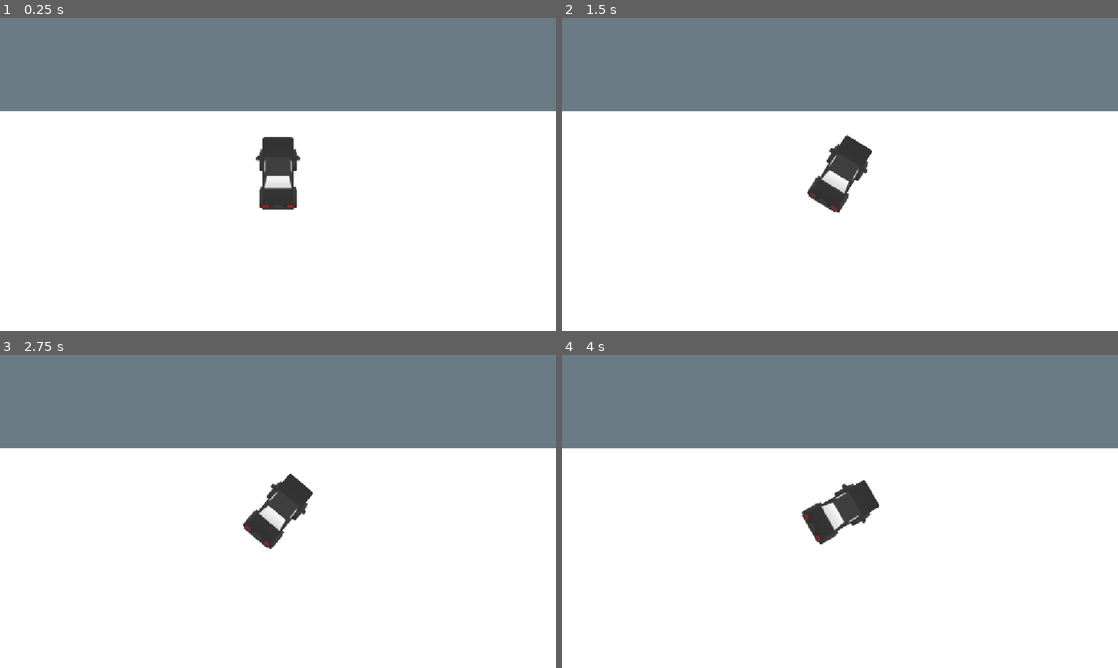
Above: before the commit, frames 1-4 (two rows, left to right).
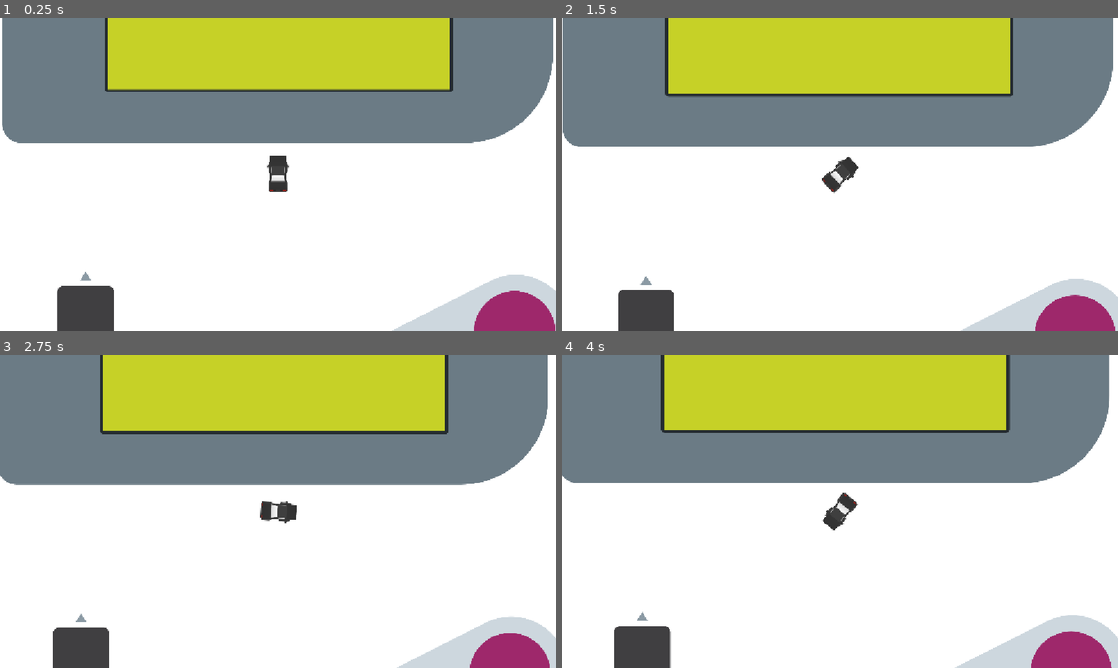
Above: after the commit, the same moments.

Repository: DBorgKiwami/game-jam-2
Game: Godot game, scene res://levels/testlevel.tscn
Two runs of this game, one before a commit and one after it. Both use one fixed random seed, a clock stepped at 60 frames per second and the inputs below.
Inputs:
- Up to frame 1 (0.25 s): no input
- Up to frame 2 (1.5 s): tap Enter at 0.5 s; hold Right (turn_right) 0.53-1.28 s; hold Up (gas_pedal, bound only after the commit) 0.53-1.28 s; hold Left (turn_left) from 1.28 s (still down); tap Space (gas_pedal, bound only before the commit) at 1.35 s
- Up to frame 3 (2.75 s): release Left (turn_left) at 2.03 s; hold Right (turn_right) from 2.03 s (still down); hold Up (gas_pedal, bound only after the commit) from 2.03 s (still down)
- Up to frame 4 (4 s): release Up (gas_pedal, bound only after the commit) at 2.78 s; tap Space (gas_pedal, bound only before the commit) at 2.85 s; release Right (turn_right) at 3.53 s; hold Left (turn_left) from 3.53 s (still down); hold Up (gas_pedal, bound only after the commit) from 3.53 s (still down)

The runs differ from the first frame. In frame 1, 31% of the frame differs, in the area x 0-100%, y 0-100%; in frame 2, 32%; in frame 3, 33%; in frame 4, 32%.

Commit message:
Steering Change

Diff:
--- a/player/player.gd
+++ b/player/player.gd
@@ -2,11 +2,11 @@
 
 var direction : Vector2 = Vector2.UP
 @export var maxSpeed : float = 100.0
-@export var maxTurnSpeed : float = 5.0
+@export var maxTurnSpeed : float = 2.0
 @export var acceleration : float = 10.0
 @export var deceleration : float = 30.0
 @export var turnAccel : float = 1.0
-@export var turnDeccel : float = 0.5
+@export var turnDeccel : float = 2.0
 @export var sprite : Sprite2D
 var ignition : bool = false
 var forwardSpeed : float = 0
@@ -21,6 +21,9 @@
 		#ignition = false
 
 
+func rotating(delta: float):
+	direction = direction.rotated(turningSpeed * delta)
+	sprite.rotate(turningSpeed * delta)
 
 func _physics_process(delta: float) -> void:
 	if Input.is_action_pressed("gas_pedal"):
@@ -30,11 +33,15 @@
 		var deccel = deceleration * delta
 		forwardSpeed = clampf(forwardSpeed - deccel, 0, maxSpeed)
 	if Input.is_action_pressed("turn_left"):
-		direction = direction.rotated(-turnAccel * delta)
-		sprite.rotate(-turnAccel * delta)
+		turningSpeed = clampf((turningSpeed - (turnAccel * delta)), -maxTurnSpeed, maxTurnSpeed)
 	elif Input.is_action_pressed("turn_right"):
-		direction = direction.rotated(turnAccel * delta)
-		sprite.rotate(turnAccel * delta)
+		turningSpeed = clampf((turningSpeed + (turnAccel * delta)), -maxTurnSpeed, maxTurnSpeed)
+	else:
+		if turningSpeed < 0:
+			turningSpeed = clampf((turningSpeed + (turnDeccel * delta)), -maxTurnSpeed, 0)
+		elif turningSpeed > 0:
+			turningSpeed = clampf((turningSpeed - (turnDeccel * delta)), 0, maxTurnSpeed)
 	velocity = forwardSpeed * direction
+	rotating(delta)
 	move_and_slide()
 	print(velocity)
--- a/player/playercar.tscn
+++ b/player/playercar.tscn
@@ -1,22 +1,24 @@
 [gd_scene format=3 uid="uid://b3k3orsewelgp"]
 
-[ext_resource type="Script" uid="uid://cqfubgg54yyu5" path="res://player/player.gd" id="1_l8y1m"]
-[ext_resource type="Texture2D" uid="uid://4q1tyunoecpq" path="res://car_long_black_12.png" id="2_l8y1m"]
+[ext_resource type="Script" uid="uid://cqfubgg54yyu5" path="res://player/player.gd" id="1_wwgfg"]
+[ext_resource type="Texture2D" uid="uid://4q1tyunoecpq" path="res://car_long_black_12.png" id="2_outkj"]
 
 [sub_resource type="CircleShape2D" id="CircleShape2D_g4v7s"]
 
 [node name="Car" type="CharacterBody2D" unique_id=2090852087 node_paths=PackedStringArray("sprite")]
-script = ExtResource("1_l8y1m")
+script = ExtResource("1_wwgfg")
 maxSpeed = 500.0
 acceleration = 50.0
 deceleration = 150.0
+turnAccel = 2.0
 sprite = NodePath("Sprite2D")
 
 [node name="Sprite2D" type="Sprite2D" parent="." unique_id=1593473271]
 z_index = 1
-texture = ExtResource("2_l8y1m")
+texture = ExtResource("2_outkj")
 
 [node name="CollisionShape2D" type="CollisionShape2D" parent="." unique_id=25879058]
 shape = SubResource("CircleShape2D_g4v7s")
 
 [node name="Camera2D" type="Camera2D" parent="." unique_id=1415005060]
+zoom = Vector2(0.5, 0.5)
--- a/project.godot
+++ b/project.godot
@@ -24,7 +24,12 @@
 
 gas_pedal={
 "deadzone": 0.2,
-"events": [Object(InputEventKey,"resource_local_to_scene":fa …(140 unchanged characters)… d":false,"keycode":0,"physical_keycode":32,"key_label":0,"unicode":32,"location":0,"echo":false,"script":null)
+"events": [Object(InputEventKey,"resource_local_to_scene":fa …(140 unchanged characters)… d":false,"keycode":0,"physical_keycode":4194320,"key_label":0,"unicode":0,"location":0,"echo":false,"script":null)
+]
+}
+reserve={
+"deadzone": 0.2,
+"events": [Object(InputEventKey,"resource_local_to_scene":false,"resource_name":"","device":-1,"window_id":0,"alt_pressed":false,"shift_pressed":false,"ctrl_pressed":false,"meta_pressed":false,"pressed":false,"keycode":0,"physical_keycode":4194322,"key_label":0,"unicode":0,"location":0,"echo":false,"script":null)
 ]
 }
 turn_left={
